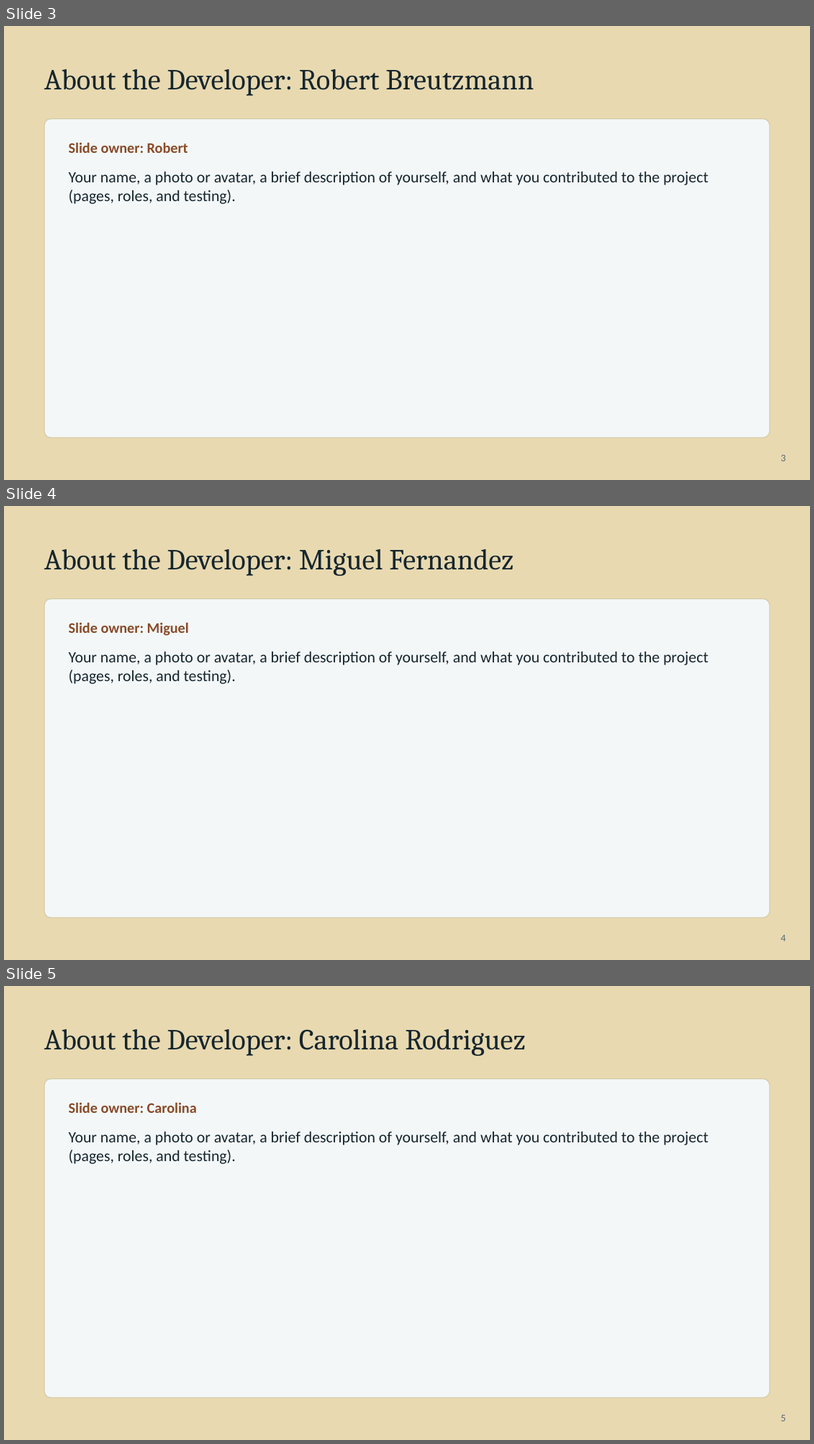
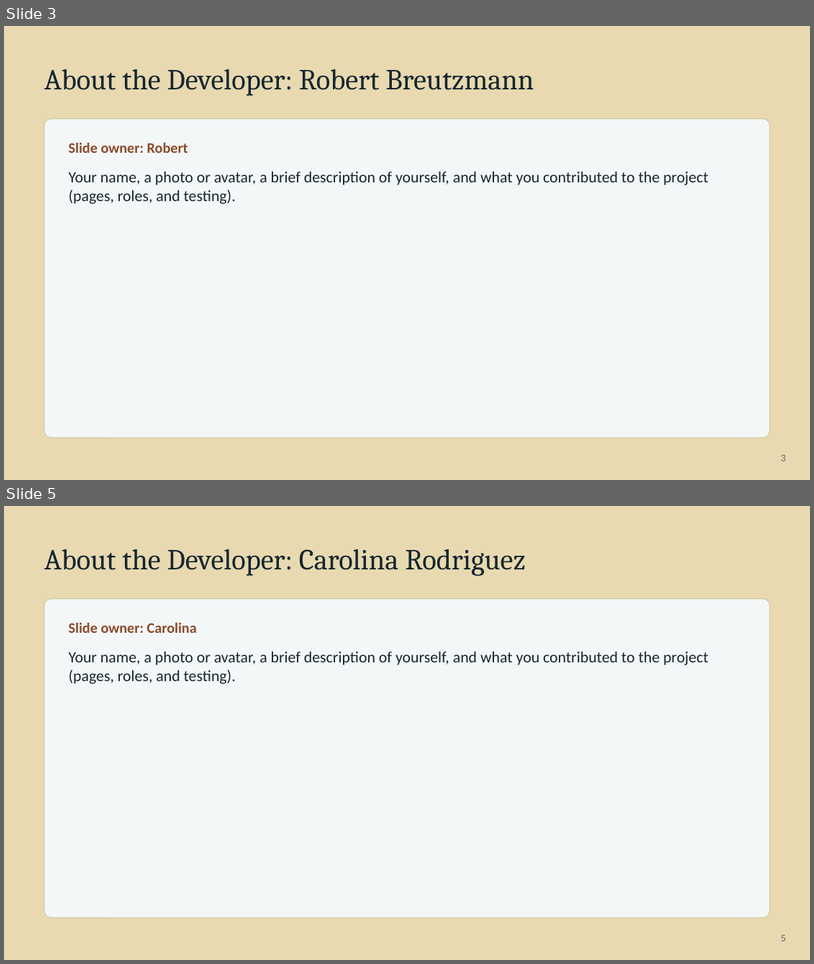
Before and after one commit to BobbyJoeCool/csd460-blueteam, a slide deck: Class_Information/Module-10/Presentation/QA-Presentation-Fernandez.pptx. Shown one above the other, each under a label of ours: slides 3, 4 and 5 before the commit, slides 3 and 5 after it; the slides between them are not shown. The pictures are 814x1444 and 814x964 pixels, drawn with LibreOffice and Linux fonts; fonts in the diff are those of the drawing. Boxes give left, top, right and bottom in pixels: in the first picture for what was removed or moved away, otherwise in the second. Text is boxed around its words. In the diff, an @@ line names an element or a change of style, - is before the commit and + after.

Commit message:
Presentation-Fernandez

```diff
--- a/Class_Information/Module-10/Presentation/QA-Presentation-Fernandez.pptx
+++ b/Class_Information/Module-10/Presentation/QA-Presentation-Fernandez.pptx
@@ slide 4 removed at bbox=[4, 506, 810, 960], background #E8D9B0 @@
@@ text removed at bbox=[44, 549, 514, 576] @@
-About the Developer: Miguel Fernandez
@@ rounded rectangle removed at bbox=[44, 599, 770, 917] @@
@@ text removed at bbox=[69, 622, 709, 684] @@
-Slide owner: Miguel
-Your name, a photo or avatar, a brief description of yourself, and what you contributed to the project (pages, roles, and testing).
@@ text removed at bbox=[781, 934, 786, 941] @@
-4
```
Also in this commit, not shown: 2 slides changed, 9 slides added, 8 other slides removed.
